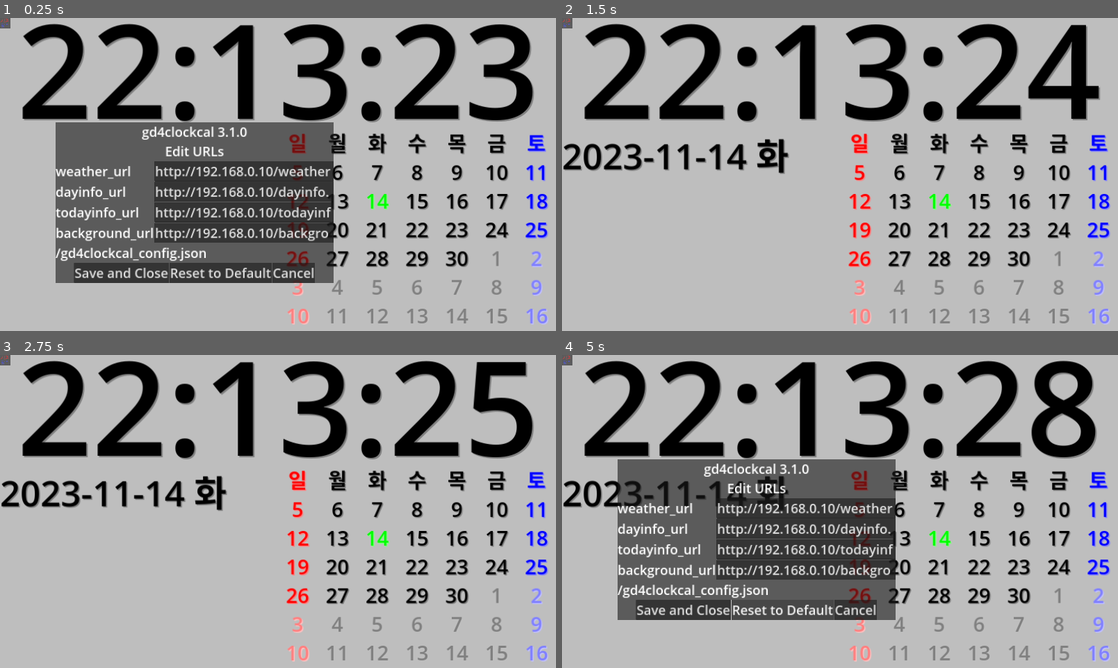
Above: before the commit, frames 1-4 (two rows, left to right).
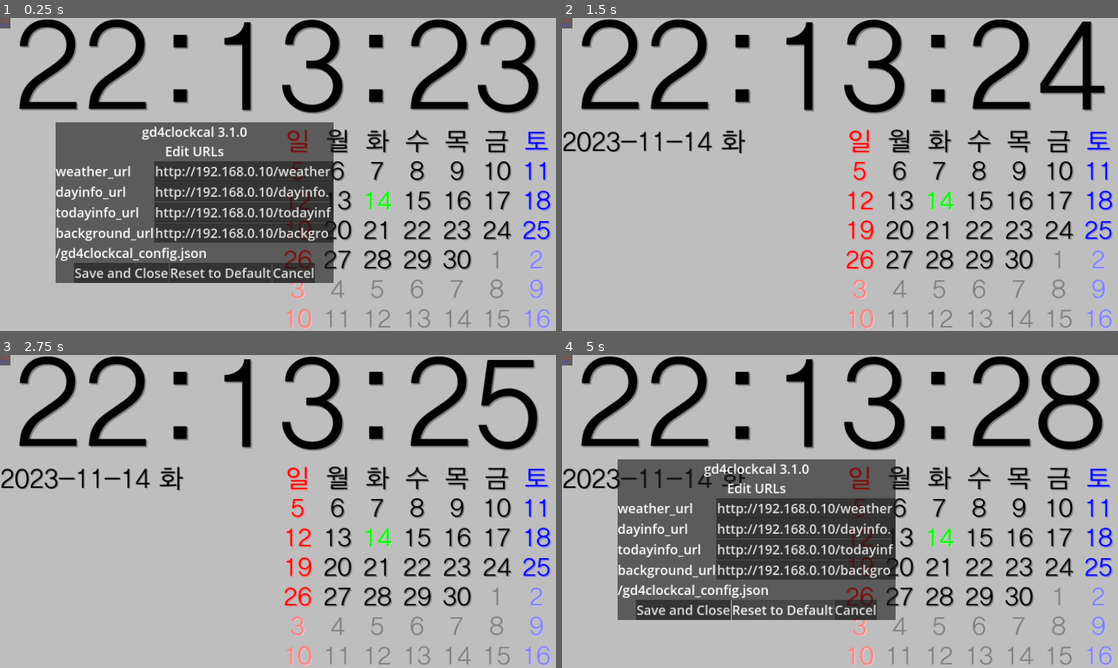
Above: after the commit, the same moments.

Repository: kasworld/gd4clockcal
Game: Godot game, scene res://main.tscn
Two runs of this game, one before a commit and one after it. Both use one fixed random seed, a clock stepped at 60 frames per second and the inputs below.
Inputs (mouse positions are in pixels of both pictures, inside the frame that each line leads up to):
- Up to frame 1 (0.25 s): no input
- Up to frame 2 (1.5 s): tap Enter at 0.5 s; click "Cancel" at 1.25 s
- Up to frame 3 (2.75 s): no input
- Up to frame 4 (5 s): tap Space at 2.75 s; click (567, 361) at 3.5 s; click "Reset to Default" at 4.25 s

The runs differ from the first frame. In frame 1, 17% of the frame differs, in the area x 3-100%, y 0-100%; in frame 2, 20%; in frame 3, 20%, in the area x 0-100%, y 0-100%; in frame 4, 19%.
Error in both runs: Attempt to call function 'store_line' in base 'null instance' on a null instance. (res://config.gd:29)

Commit message:
change font

Diff:
--- a/analog_clock/analog_clock.gd
+++ /dev/null
@@ -1,107 +0,0 @@
-extends Node2D
-
-var clock_R :float
-var HourHand :Line2D
-var HourHand2 :Line2D
-var MinuteHand :Line2D
-var SecondHand :Line2D
-
-# Called when the node enters the scene tree for the first time.
-func init(x :float, y :float, w :float, h :float) -> void:
-	clock_R = minf(w/2, h/2)
-	var center = Vector2(x,y)
-
-	draw_dial(center, clock_R)
-#	draw_dial(-clock_R/2, 0,clock_R/4)
-#	draw_dial( clock_R/2, 0,clock_R/4)
-
-	HourHand = clock_hand(center, Global.HandDict.hour)
-	add_child(HourHand)
-	HourHand2 = clock_hand(center, Global.HandDict.hour2)
-	add_child(HourHand2)
-	MinuteHand = clock_hand(center, Global.HandDict.minute)
-	add_child(MinuteHand)
-	SecondHand = clock_hand(center, Global.HandDict.second)
-	add_child(SecondHand)
-
-	add_child(Global.new_circle_fill(center, clock_R/25, Color.GOLD))
-	add_child(Global.new_circle_fill(center, clock_R/30, Color.DARK_GOLDENROD))
-
-func draw_dial(p :Vector2, r :float):
-#	add_child( Global.new_circle_fill(p, r, Color.GRAY) )
-#	add_child( Global.new_circle_fill(p, r-r/20, Color.WEB_GRAY) )
-#	add_child( Global.new_circle_fill(p, r-r/10, Color.BLACK) )
-	var w = r/30
-#	add_child( Global.new_circle(p, r-w*0.5, Color.GRAY, w))
-#	add_child(Global.new_circle(p, r-w*1.5, Color.WEB_GRAY, w))
-#	add_child(Global.new_circle(p, r-w*2.5, Color.DIM_GRAY, w))
-	add_child(Global.new_circle(p, r-w*0, Color.GRAY, w/15))
-	add_child(Global.new_circle(p, r-w*1, Color.GRAY, w/15))
-	add_child(Global.new_circle(p, r-w*2, Color.GRAY, w/15))
-	add_child(Global.new_circle(p, r-w*3, Color.GRAY, w/15))
-	for i in range(0,360):
-		var rad = deg2rad(i)
-		if i == 0:
-			add_child( new_clock_face( p, r, Color.BLACK, Color.WHITE, rad, r/50, w*3, 0 ) )
-			add_child( new_clock_face( p, r, Color.DARK_RED, Color.RED, rad, r/200, w*3, 0 ) )
-		elif i % 90 ==0:
-			add_child( new_clock_face( p, r, Color.BLACK, Color.WHITE, rad, r/100, w*3, 0 ) )
-			add_child( new_clock_face( p, r, Color.DARK_RED, Color.RED, rad, r/300, w*2, 0 ) )
-		elif i % 30 == 0 :
-			add_child( new_clock_face( p, r, Color.BLACK, Color.WHITE, rad, r/150, w*3, 0 ) )
-		elif i % 6 == 0 :
-			add_child( new_clock_face( p, r, Color.BLACK, Color.WHITE, rad, r/200, w*2, 0 ) )
-		else :
-			add_child( new_clock_face( p, r, Color.BLACK, Color.WHITE, rad, r/400, w*1, 0 ) )
-
-
-func new_clock_face(p :Vector2, r :float, co1 :Color, co2 :Color, rad :float, w :float, h :float, y :float) -> Line2D:
-	var gr = Gradient.new()
-	gr.colors = [co1, co2]
-	var cr = Line2D.new()
-	cr.gradient = gr
-	cr.width = w
-	cr.points = [Vector2(0,y-r), Vector2(0,y-r+h)]
-	cr.rotation = rad
-	cr.position = p
-	return cr
-
-func clock_hand(p :Vector2, dict :Dictionary) -> Line2D:
-	var gr = Gradient.new()
-	gr.colors = [dict.color, dict.color.darkened(0.5)]
-	var cr = Line2D.new()
-	cr.gradient = gr
-	cr.width = dict.width*clock_R
-	cr.points = [Vector2(0,-dict.height*clock_R), Vector2(0,dict.height*clock_R/8)]
-	cr.begin_cap_mode = Line2D.LINE_CAP_ROUND
-	cr.end_cap_mode = Line2D.LINE_CAP_ROUND
-	cr.position = p
-	return cr
-
-# Called every frame. 'delta' is the elapsed time since the previous frame.
-func _process(_delta: float) -> void:
-	update_clock()
-
-func update_clock():
-	var ms = Time.get_unix_time_from_system()
-	ms = ms - int(ms)
-	var timeNowDict = Time.get_datetime_dict_from_system()
-	SecondHand.rotation = second2rad(timeNowDict["second"]) + ms2rad(ms)
-	MinuteHand.rotation = minute2rad(timeNowDict["minute"]) + second2rad(timeNowDict["second"]) / 60
-	HourHand.rotation = hour2rad(timeNowDict["hour"]) + minute2rad(timeNowDict["minute"]) /12
-	HourHand2.rotation = HourHand.rotation
-
-func deg2rad(deg :float) ->float :
-	return deg * 2 * PI / 360
-
-func ms2rad(ms :float) -> float:
-	return 2.0*PI/60*ms
-
-func second2rad(sec :float) -> float:
-	return 2.0*PI/60.0*sec
-
-func minute2rad(m :float) -> float:
-	return 2.0*PI/60.0*m
-
-func hour2rad(hour :float) -> float:
-	return 2.0*PI/12.0*hour
--- a/analog_clock/analog_clock.tscn
+++ /dev/null
@@ -1,6 +0,0 @@
-[gd_scene load_steps=2 format=3 uid="uid://66uu15vflcpu"]
-
-[ext_resource type="Script" path="res://analog_clock/analog_clock.gd" id="1_bs3fy"]
-
-[node name="AnalogClock" type="Node2D"]
-script = ExtResource("1_bs3fy")
--- a/calendar/calendar.gd
+++ b/calendar/calendar.gd
@@ -8,7 +8,7 @@
 	$GridCalendar.position.x = x
 	$GridCalendar.position.y = y
 
-	init_calendar_labels(h/10)
+	init_calendar_labels(h/8)
 	update_calendar()
 
 func invert_font_color()->void:
--- a/calendar/calendar.tscn
+++ b/calendar/calendar.tscn
@@ -6,15 +6,6 @@
 script = ExtResource("1_hng2e")
 
 [node name="GridCalendar" type="GridContainer" parent="."]
-anchors_preset = 8
-anchor_left = 0.5
-anchor_top = 0.5
-anchor_right = 0.5
-anchor_bottom = 0.5
-grow_horizontal = 2
-grow_vertical = 2
-size_flags_horizontal = 3
-size_flags_vertical = 3
 columns = 7
 
 [node name="Timer" type="Timer" parent="."]
--- a/date_label/date_label.gd
+++ /dev/null
@@ -1,23 +0,0 @@
-extends Node2D
-
-
-func init(x :float, y :float, w :float, h :float, co1 :Color, co2 :Color):
-	$LabelDate.size.x = w
-	$LabelDate.size.y = h
-	$LabelDate.position.x = x
-	$LabelDate.position.y = y
-	$LabelDate.label_settings = Global.make_label_setting(h, co1, co2)
-	_on_timer_timeout()
-
-func invert_font_color()->void:
-	Global.invert_label_color($LabelDate)
-
-var old_time_dict = {"day":0} # datetime dict
-func _on_timer_timeout() -> void:
-	var time_now_dict = Time.get_datetime_dict_from_system()
-	if old_time_dict["day"] != time_now_dict["day"]:
-		old_time_dict = time_now_dict
-		$LabelDate.text = "%04d-%02d-%02d %s" % [
-			time_now_dict["year"] , time_now_dict["month"] ,time_now_dict["day"],
-			Global.weekdaystring[ time_now_dict["weekday"]]
-			]
--- a/date_label/date_label.tscn
+++ /dev/null
@@ -1,24 +0,0 @@
-[gd_scene load_steps=2 format=3 uid="uid://b50xiuiysska8"]
-
-[ext_resource type="Script" path="res://date_label/date_label.gd" id="1_nl55e"]
-
-[node name="DateLabel" type="Node2D"]
-script = ExtResource("1_nl55e")
-
-[node name="Timer" type="Timer" parent="."]
-autostart = true
-
-[node name="LabelDate" type="Label" parent="."]
-anchors_preset = 8
-anchor_left = 0.5
-anchor_top = 0.5
-anchor_right = 0.5
-anchor_bottom = 0.5
-offset_right = 104.0
-offset_bottom = 26.0
-grow_horizontal = 2
-grow_vertical = 2
-size_flags_vertical = 1
-text = "0000-00-00 일"
-
-[connection signal="timeout" from="Timer" to="." method="_on_timer_timeout"]
--- a/global.gd
+++ b/global.gd
@@ -44,6 +44,8 @@
 	}
 }
 
+var font = preload("res://HakgyoansimBareondotumR.ttf")
+
 # common functions
 func invert_label_color(lb :Label)->void:
 	lb.label_settings.font_color = lb.label_settings.font_color.inverted()
@@ -55,6 +57,7 @@
 
 func make_label_setting(font_size :float , co1 :Color, co2 :Color)->LabelSettings:
 	var label_settings = LabelSettings.new()
+	label_settings.font = font
 	label_settings.font_color = co1
 	label_settings.font_size = font_size
 	label_settings.shadow_color = co2
@@ -65,8 +68,8 @@
 
 func set_label_font_size(lb :Label, font_size :float)->void:
 	lb.label_settings.font_size = font_size
-	var offset = log( font_size) / log(2)
-	offset = clampf(offset, 3, 10)
+	var offset = log(font_size)
+	offset = clampf(offset, 1, 6)
 	lb.label_settings.shadow_offset = Vector2(offset,offset)
 
 func new_circle_fill(p :Vector2, r :float, co:Color) -> Polygon2D :
--- a/info_label/info_label.gd
+++ b/info_label/info_label.gd
@@ -5,7 +5,7 @@
 	$LabelInfo.size.y = h
 	$LabelInfo.position.x = x
 	$LabelInfo.position.y = y
-	$LabelInfo.label_settings = Global.make_label_setting(h/10, co1, co2)
+	$LabelInfo.label_settings = Global.make_label_setting(h/8, co1, co2)
 	height = h # use to fontsize by line count
 
 var height :float
@@ -42,8 +42,8 @@
 	all.append_array(today_info)
 	all.append_array(weather_info)
 	$LabelInfo.text = "\n".join(all)
-	var line2calcfont = clampf(all.size(), 4, 20)
-	var fontsize = height*0.7/line2calcfont
+	var line2calcfont = clampf(all.size(), 7, 20)
+	var fontsize = height*0.9/line2calcfont
 	Global.set_label_font_size($LabelInfo, fontsize )
 
 # remove empty line
--- a/main.gd
+++ b/main.gd
@@ -14,7 +14,7 @@
 
 	fi = Global.timelabel_color
 	$TimeLabel.init(0, 0, vp_size.x, vp_size.y*0.42, fi[0], fi[1])
-	$TimeLabel.position = Vector2(0, -vp_size.y*0.05 )
+	$TimeLabel.position = Vector2(0, -vp_size.y*0.04 )
 
 	$Calendar.init(0, 0, vp_size.x/2, vp_size.y*0.65)
 	$Calendar.position = Vector2(vp_size.x/2, vp_size.y*0.35 )
@@ -25,16 +25,10 @@
 
 func _process(delta: float) -> void:
 	return
-
 	var ms = Time.get_unix_time_from_system()
-	var y = (sin(ms)*0.4 +0.25) *vp_size.y
-	$TimeLabel.position.y = y
-
-	var x = (sin(ms/2)*0.4 +0.25) *vp_size.x
-	$Calendar.position.x = x
-
-	var x2 = (sin(-ms/3)*0.4 +0.25) *vp_size.x
-	$InfoLabel.position.x = x2
+	$TimeLabel.position.y = (sin(ms)*0.35 +0.27) *vp_size.y
+	$Calendar.position.x = (sin(ms)*0.25 +0.25) *vp_size.x
+	$InfoLabel.position.x = (sin(-ms)*0.25 +0.25) *vp_size.x
 
 func _notification(what: int) -> void:
 	if what == NOTIFICATION_APPLICATION_RESUMED:
--- a/time_label/time_label.gd
+++ b/time_label/time_label.gd
@@ -5,7 +5,7 @@
 	$LabelTime.size.y = h
 	$LabelTime.position.x = x
 	$LabelTime.position.y = y
-	$LabelTime.label_settings = Global.make_label_setting(h, co1, co2)
+	$LabelTime.label_settings = Global.make_label_setting(w/4.5, co1, co2)
 	_on_timer_timeout()
 
 func invert_font_color()->void:
Binary file added: HakgyoansimBareondotumR.ttf
Not shown, added: HakgyoansimBareondotumR.ttf.import
Not shown, added: 학교안심 바른돋움 R.txt
